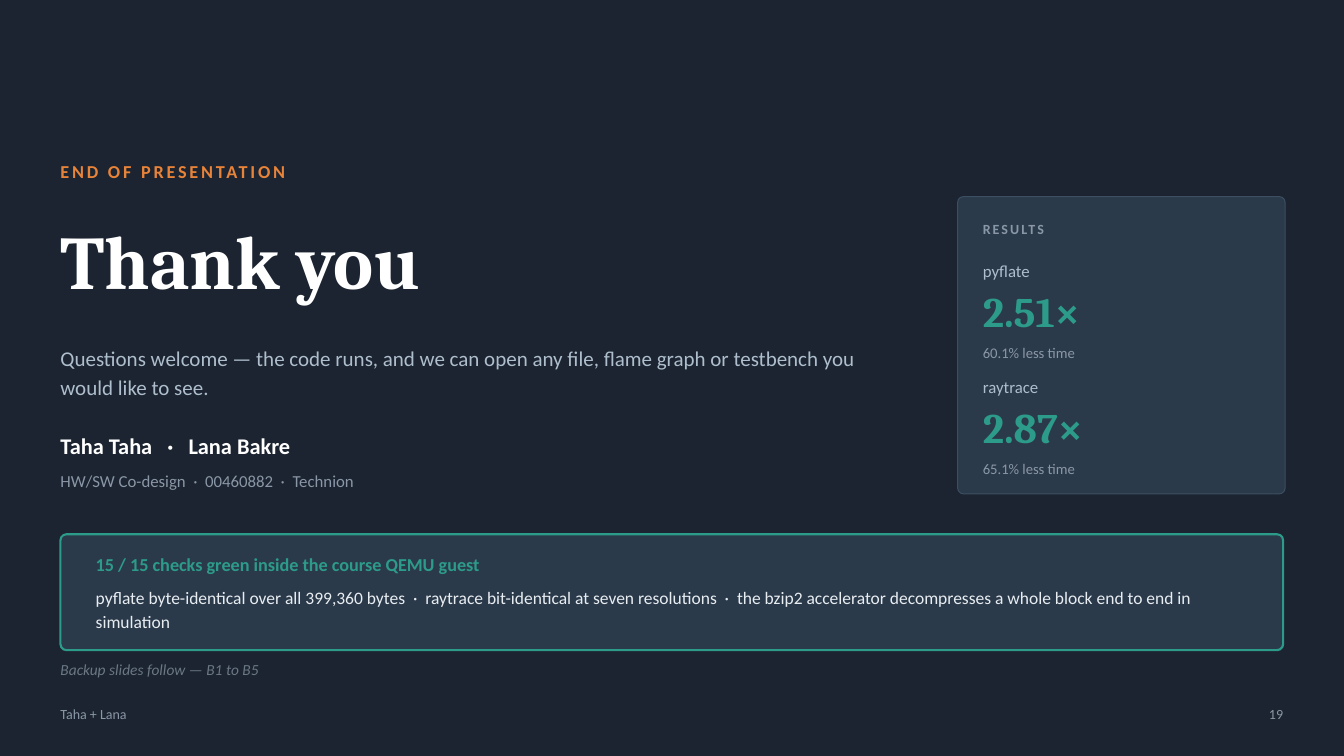
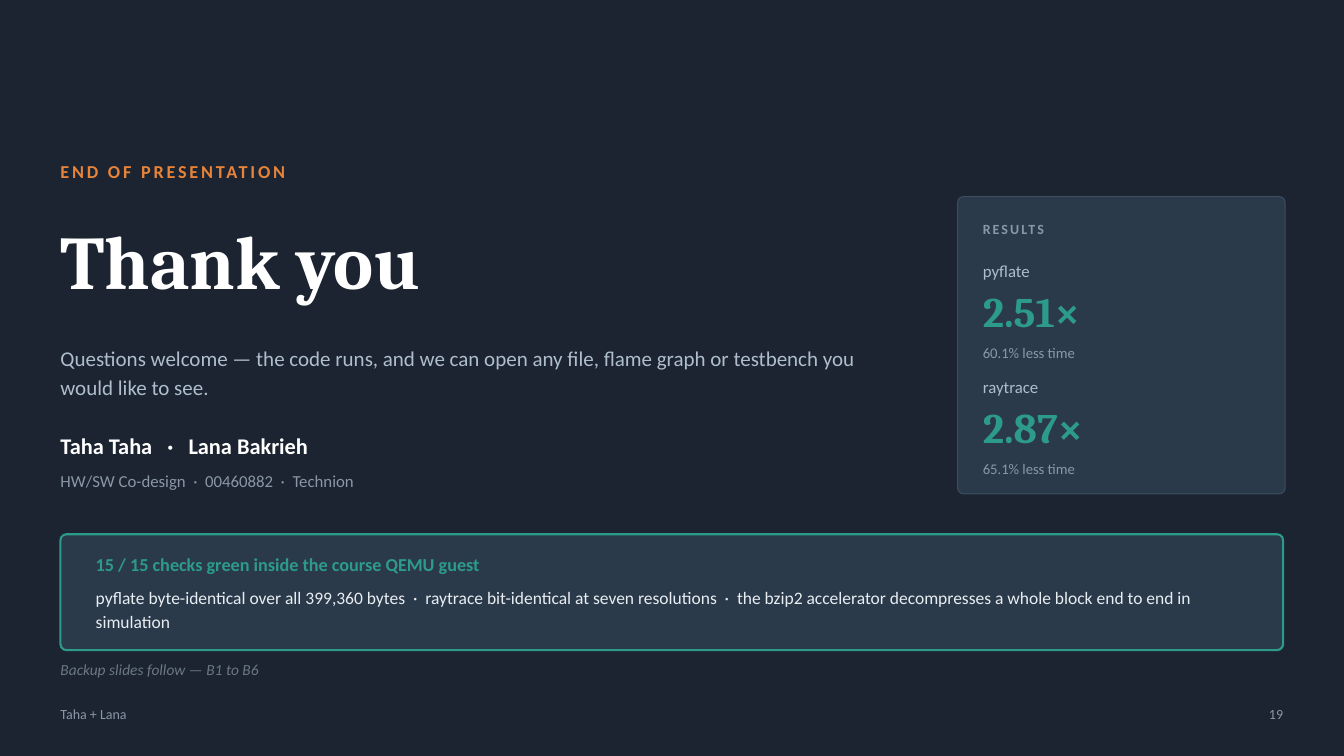
Before and after one commit to taha-tahaa/hwsw-codesign-project, a slide deck: slide 19 of presentation/HWSW_CoDesign_Final_Taha_Lana.pptx. Drawn at 1344x756 pixels with LibreOffice and Linux fonts; fonts in the diff are those of the drawing. Boxes give left, top, right and bottom in pixels: in the first picture for what was removed or moved away, otherwise in the second. Text is boxed around its words. In the diff, an @@ line names an element or a change of style, - is before the commit and + after.

```diff
--- a/presentation/HWSW_CoDesign_Final_Taha_Lana.pptx
+++ b/presentation/HWSW_CoDesign_Final_Taha_Lana.pptx
@@ text at [60,438,308,454]: text changed @@
-Taha Taha · Lana Bakre
+Taha Taha · Lana Bakrieh
@@ text at [60,664,258,678]: text changed @@
-Backup slides follow — B1 to B5
+Backup slides follow — B1 to B6
```
Also in this commit, not shown: 1 other slide changed, 1 other file.
